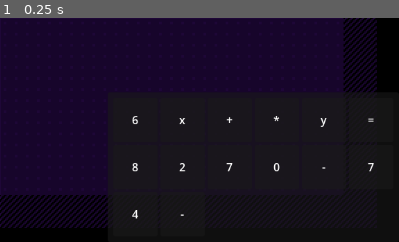
Above: before the commit, frame 1.
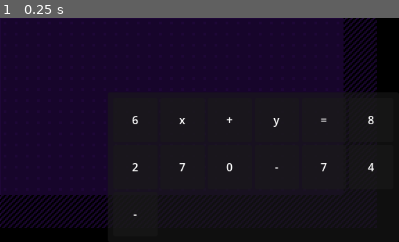
Above: after the commit, the same moment.

Repository: Mackenzie-Beck/FIFA2025
Game: Godot game, scene res://test.tscn
The game is run twice, just before and just after one commit, with the same random seed, the same clock (stepped at 60 frames per second) and the same inputs.
Inputs:
- Up to frame 1 (0.25 s): no input
The pictures show only the part of the screen within x 50-100%, y 50-100%; the shares and areas given below are measured in that part.

The runs differ from the first frame. In frame 1, 0.4% of the frame differs, in the area x 33-94%, y 43-90%.

Commit message:
term set now generates terms without using * symbol

Diff:
--- a/UI/term_set.gd
+++ b/UI/term_set.gd
@@ -20,6 +20,11 @@
 	var shuffled_tokens = tokens.duplicate()
 	shuffled_tokens.shuffle()
 
+	# clean shuffled tokens of any * symbols
+	for token in shuffled_tokens:
+		if token == "*":
+			shuffled_tokens.erase(token)
+
 	for token in shuffled_tokens:
 		var new_term = TERM.instantiate()
 		new_term.set_term_text(token)
